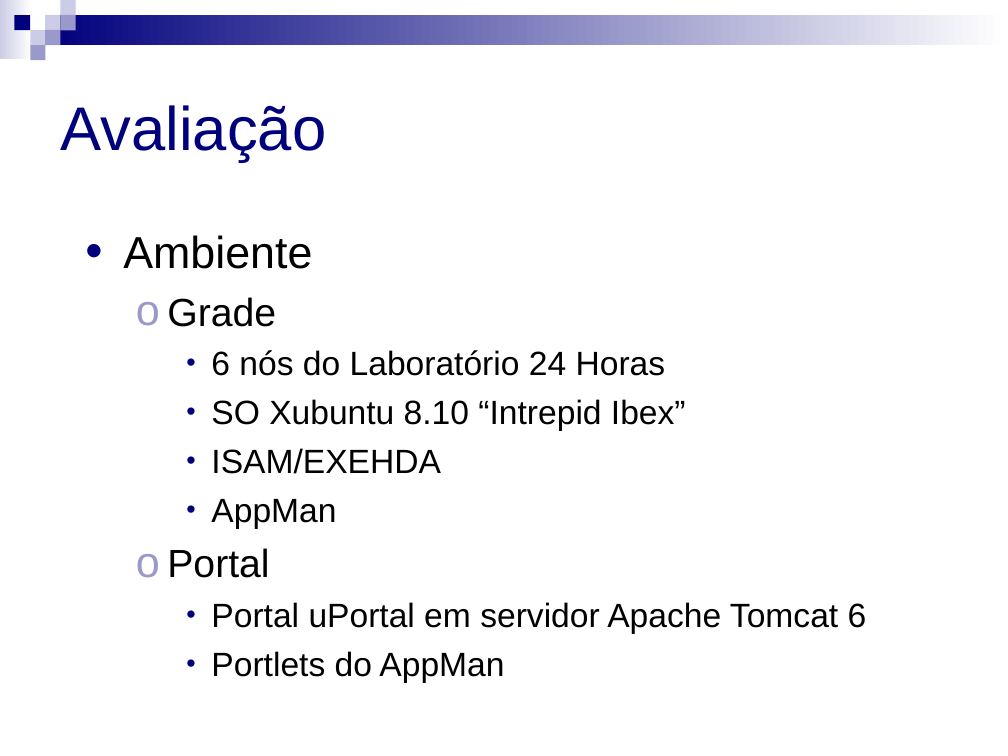
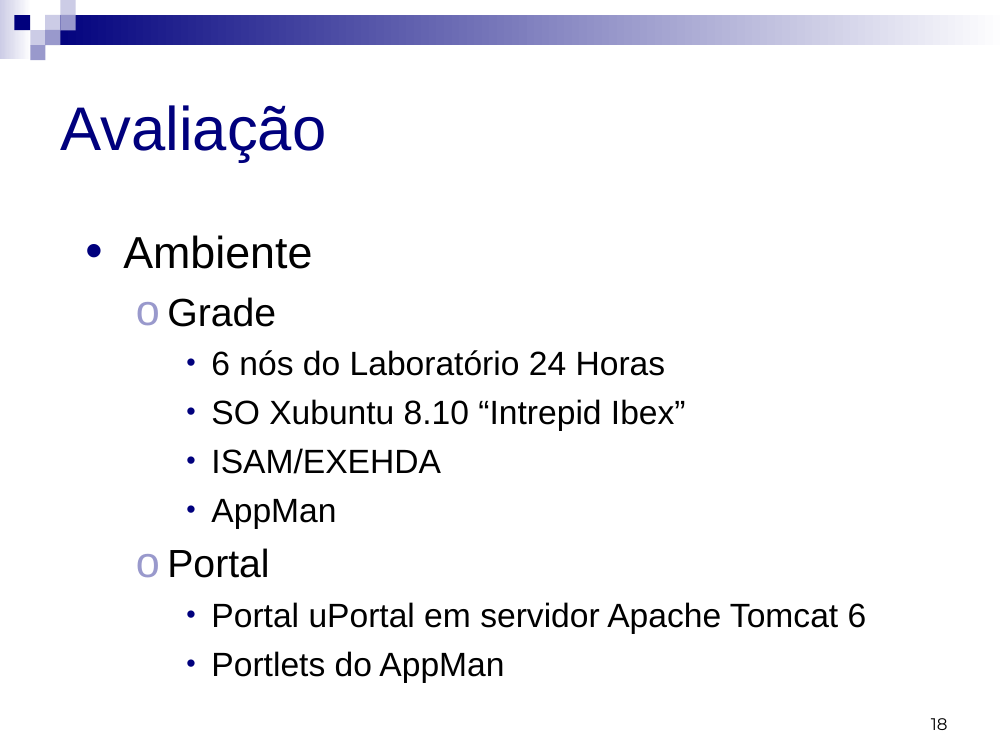
Before and after one commit to micheldavid/tcc-michel, a slide deck: slide 18 of Apresentação/Michel David da Costa - Apresentação.ppt (slide 17 before the commit). Drawn at 1008x756 pixels with LibreOffice and Linux fonts; fonts in the diff are those of the drawing. Boxes give left, top, right and bottom in pixels: in the first picture for what was removed or moved away, otherwise in the second. Text is boxed around its words. In the diff, an @@ line names an element or a change of style, - is before the commit and + after.

```diff
--- a/Apresentação/Michel David da Costa - Apresentação.ppt
+++ b/Apresentação/Michel David da Costa - Apresentação.ppt
@@ page number added at [931,718,948,730], 12 pt, text #000000 @@
+18
```
Also in this commit, not shown: 6 other slides changed, 2 slides added, 1 slide removed.
